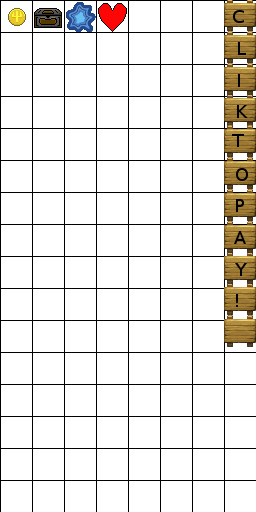
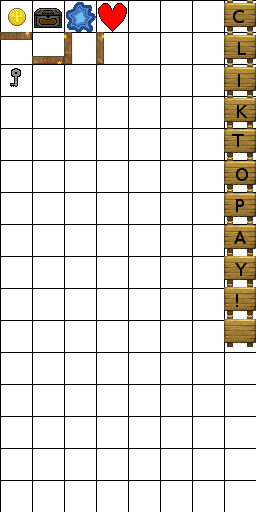
Layer changes from the first w=256, h=512 image to the second:
added layer "Layer" above "Pasted Layer #4" over box(10, 68, 21, 87)
added layer "Pasted Layer #4" above "Pasted Layer #3" over box(0, 32, 104, 64)
